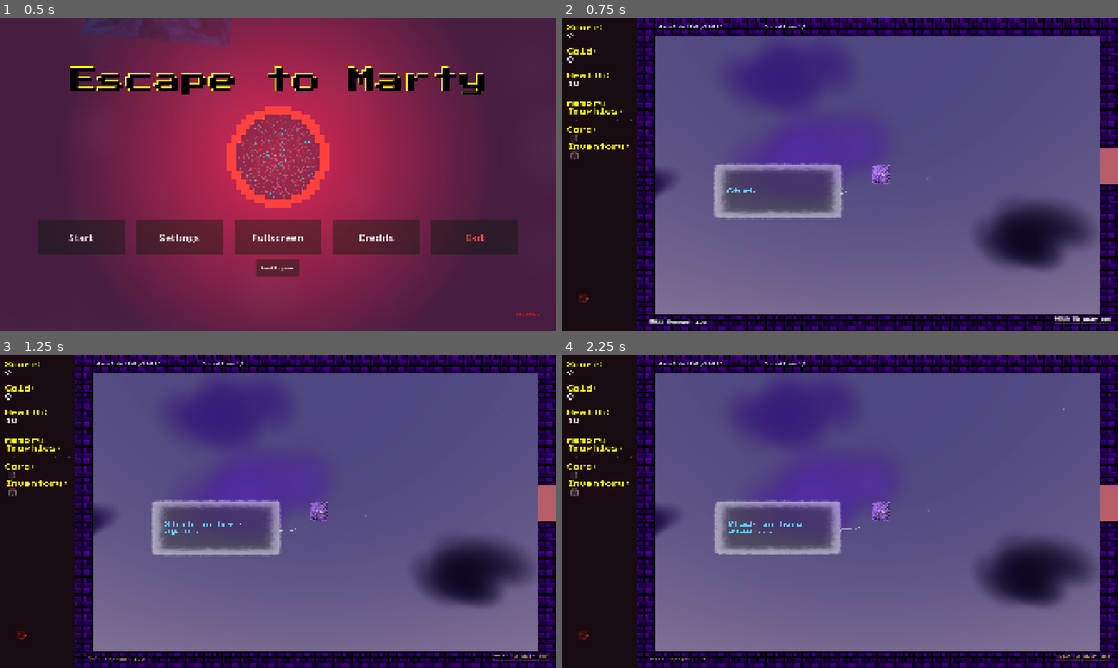
Above: before the commit, frames 1-4 (two rows, left to right).
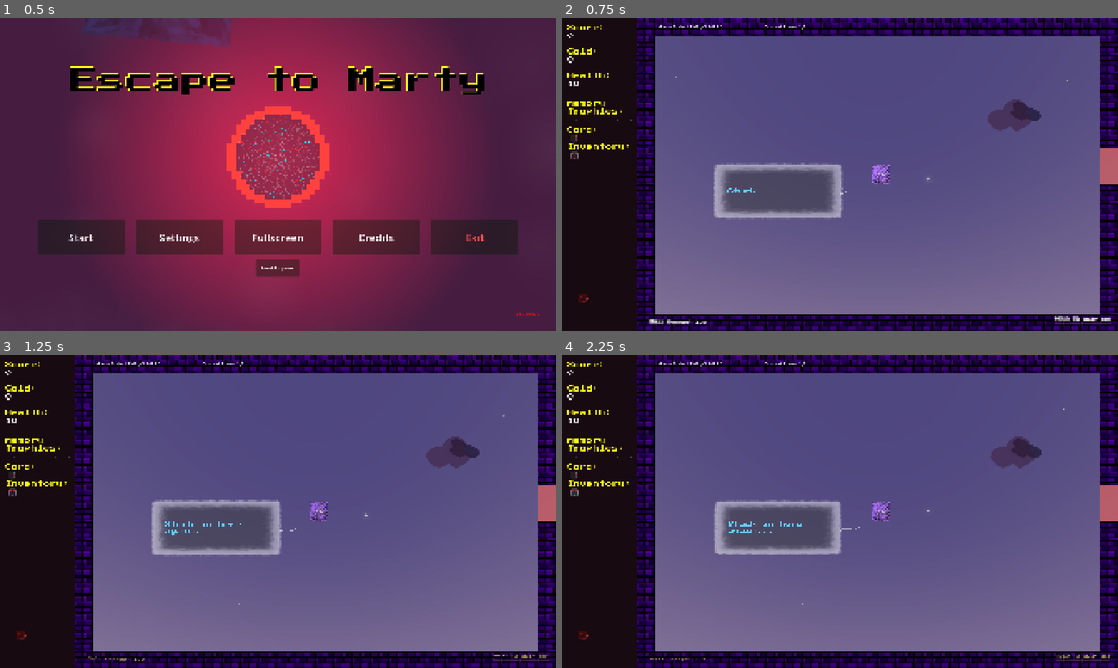
Above: after the commit, the same moments.

Repository: lostpoet999/escape_to_marty
Game: Godot game, scene res://scenes_and_scripts/ui_main_menu/main_menu.tscn
The game is run twice, just before and just after one commit, with the same random seed, the same clock (stepped at 60 frames per second) and the same inputs. Sound files missing from this copy of the repository are replaced by a short silence.
Inputs (mouse positions are in pixels of both pictures, inside the frame that each line leads up to):
- Up to frame 1 (0.5 s): no input
- Up to frame 2 (0.75 s): click "Start" at 0.5 s
- Up to frame 3 (1.25 s): no input
- Up to frame 4 (2.25 s): click (573, 473) at 1.27 s; click (573, 492) at 2.02 s

Frame 1 is identical in both runs. In frame 2, 8.9% of the frame differs, in the area x 16-96%, y 9-81%; in frame 3, 8.8%; in frame 4, 8.9%.

Commit message:
feat: trying out sprite3d for bg3d

Diff:
--- a/scenes_and_scripts/backgrounds/BG Objects/bg_cloud.tscn
+++ b/scenes_and_scripts/backgrounds/BG Objects/bg_cloud.tscn
@@ -1,6 +1,7 @@
 [gd_scene format=3 uid="uid://dvh8mcakq6yax"]
 
 [ext_resource type="Material" uid="uid://vn7up1b8w6h7" path="res://scenes_and_scripts/backgrounds/BG Objects/mat_cloud.tres" id="1_2oso8"]
+[ext_resource type="Texture2D" uid="uid://c6qxaqbctx71f" path="res://scenes_and_scripts/backgrounds/BG Objects/clouds_test_64x64.png" id="2_dv8em"]
 
 [sub_resource type="CapsuleMesh" id="CapsuleMesh_44koe"]
 material = ExtResource("1_2oso8")
@@ -11,25 +12,34 @@
 
 [node name="MeshInstance3D6" type="MeshInstance3D" parent="." unique_id=372358450]
 transform = Transform3D(-5.3300212e-08, 0, 1.0396885, 0.5188695, 0.8321677, 1.9338447e-08, -1.1034627, 0.3913013, -4.1126437e-08, -0.075415224, -0.1655096, 0.36301827)
+visible = false
 cast_shadow = 0
 mesh = SubResource("CapsuleMesh_44koe")
 
 [node name="MeshInstance3D7" type="MeshInstance3D" parent="." unique_id=1682358507]
 transform = Transform3D(-5.3300212e-08, 0, 1.0396885, 0.5188695, 0.8321677, 1.9338447e-08, -1.1034627, 0.3913013, -4.1126437e-08, 0.28253356, -0.1655096, 0.36301827)
+visible = false
 cast_shadow = 0
 mesh = SubResource("CapsuleMesh_44koe")
 
 [node name="MeshInstance3D8" type="MeshInstance3D" parent="." unique_id=694656092]
 transform = Transform3D(-5.3300212e-08, 0, 1.0396885, 0.5188695, 0.8321677, 1.9338447e-08, -1.1034627, 0.3913013, -4.1126437e-08, 0.28253356, -0.1655096, 0.36301827)
+visible = false
 cast_shadow = 0
 mesh = SubResource("CapsuleMesh_44koe")
 
 [node name="MeshInstance3D9" type="MeshInstance3D" parent="." unique_id=1976382262]
 transform = Transform3D(-5.3300212e-08, 0, 1.0396885, 0.5188695, 0.8321677, 1.9338447e-08, -1.1034627, 0.3913013, -4.1126437e-08, 0.7608185, 0.08478938, 0.36039495)
+visible = false
 cast_shadow = 0
 mesh = SubResource("CapsuleMesh_44koe")
 
 [node name="MeshInstance3D10" type="MeshInstance3D" parent="." unique_id=254762945]
 transform = Transform3D(-5.3300212e-08, 0, 1.0396885, 0.5188695, 0.8321677, 1.9338447e-08, -1.1034627, 0.3913013, -4.1126437e-08, 0.28253356, 0.11807321, 0.36301827)
+visible = false
 cast_shadow = 0
 mesh = SubResource("CapsuleMesh_44koe")
+
+[node name="Sprite3D" type="Sprite3D" parent="." unique_id=658161339]
+texture = ExtResource("2_dv8em")
+hframes = 2
--- /dev/null
+++ b/scenes_and_scripts/backgrounds/BG Objects/mat_cloud_sprite.gdshader
@@ -0,0 +1,21 @@
+shader_type spatial;
+render_mode blend_mix, cull_back, depth_draw_never, shadows_disabled;
+
+uniform sampler2D cloud_texture : source_color, filter_linear;
+uniform float core_opacity : hint_range(0.0, 1.0) = 0.95;
+uniform float feather : hint_range(0.5, 8.0) = 2.0;
+uniform float base_glow : hint_range(0.0, 1.0) = 0.35;
+uniform float scatter : hint_range(0.0, 1.0) = 0.6;
+
+void fragment() {
+	float density = pow(texture(cloud_texture, UV).a, feather);
+	ALBEDO = COLOR.rgb;
+	EMISSION = COLOR.rgb * base_glow;
+	ALPHA = core_opacity * density * COLOR.a;
+}
+
+void light() {
+	float facing = clamp(dot(NORMAL, LIGHT), 0.0, 1.0);
+	float translucent = mix(facing, 1.0, scatter);
+	DIFFUSE_LIGHT += translucent * ATTENUATION * LIGHT_COLOR / PI;
+}
--- /dev/null
+++ b/scenes_and_scripts/backgrounds/BG Objects/mat_cloud_sprite.tres
@@ -0,0 +1,13 @@
+[gd_resource type="ShaderMaterial" format=3 uid="uid://cw26rtvhu2l4g"]
+
+[ext_resource type="Shader" uid="uid://1w6qea0e61sa" path="res://scenes_and_scripts/backgrounds/BG Objects/mat_cloud_sprite.gdshader" id="1_shdr"]
+[ext_resource type="Texture2D" uid="uid://c6qxaqbctx71f" path="res://scenes_and_scripts/backgrounds/BG Objects/clouds_test_64x64.png" id="2_cloud"]
+
+[resource]
+render_priority = 0
+shader = ExtResource("1_shdr")
+shader_parameter/cloud_texture = ExtResource("2_cloud")
+shader_parameter/core_opacity = 0.50000002375
+shader_parameter/feather = 8.0
+shader_parameter/base_glow = 0.35
+shader_parameter/scatter = 0.6
--- a/scenes_and_scripts/backgrounds/bg_3d.tscn
+++ b/scenes_and_scripts/backgrounds/bg_3d.tscn
@@ -31,7 +31,7 @@
 glow_hdr_scale = 0.36
 fog_enabled = true
 fog_light_color = Color(0.10253123, 0.09251962, 0.10349815, 1)
-fog_density = 0.045
+fog_density = 0.018
 fog_sky_affect = 0.0
 
 [sub_resource type="Curve" id="Curve_kat55"]
@@ -95,31 +95,31 @@
 transform = Transform3D(1, 0, 0, 0, 0.9063078, -0.42261827, 0, 0.42261827, 0.9063078, 0, 30.428514, -65.25416)
 
 [node name="Light" parent="Lights" unique_id=1201690930 instance=ExtResource("2_ss3jj")]
-transform = Transform3D(1, 0, 0, 0, 1, 0, 0, 0, 1, -70, 35, 0)
+transform = Transform3D(1.5, 0, 0, 0, 1.5, 0, 0, 0, 1.5, -70, 35, 0)
 
 [node name="Light2" parent="Lights" unique_id=193610191 instance=ExtResource("2_ss3jj")]
-transform = Transform3D(1, 0, 0, 0, 1, 0, 0, 0, 1, 60, 30, 8)
+transform = Transform3D(1.5, 0, 0, 0, 1.5, 0, 0, 0, 1.5, 60, 30, 8)
 
 [node name="Light3" parent="Lights" unique_id=1107630929 instance=ExtResource("2_ss3jj")]
-transform = Transform3D(1, 0, 0, 0, 1, 0, 0, 0, 1, -80, -35, 21)
+transform = Transform3D(1.5, 0, 0, 0, 1.5, 0, 0, 0, 1.5, -80, -35, 21)
 
 [node name="Light4" parent="Lights" unique_id=208961803 instance=ExtResource("2_ss3jj")]
-transform = Transform3D(1, 0, 0, 0, 1, 0, 0, 0, 1, 55, -40, 17)
+transform = Transform3D(1.5, 0, 0, 0, 1.5, 0, 0, 0, 1.5, 55, -40, 17)
 
 [node name="Light5" parent="Lights" unique_id=2068392670 instance=ExtResource("2_ss3jj")]
-transform = Transform3D(1, 0, 0, 0, 1, 0, 0, 0, 1, 0, 45, 26)
+transform = Transform3D(1.5, 0, 0, 0, 1.5, 0, 0, 0, 1.5, 0, 45, 26)
 
 [node name="Light6" parent="Lights" unique_id=270533980 instance=ExtResource("2_ss3jj")]
-transform = Transform3D(1, 0, 0, 0, 1, 0, 0, 0, 1, -25, -30, 3)
+transform = Transform3D(1.5, 0, 0, 0, 1.5, 0, 0, 0, 1.5, -25, -30, 3)
 
 [node name="Light7" parent="Lights" unique_id=870270772 instance=ExtResource("2_ss3jj")]
-transform = Transform3D(1, 0, 0, 0, 1, 0, 0, 0, 1, -95, 5, 30)
+transform = Transform3D(1.5, 0, 0, 0, 1.5, 0, 0, 0, 1.5, -95, 5, 30)
 
 [node name="Light8" parent="Lights" unique_id=1658634953 instance=ExtResource("2_ss3jj")]
-transform = Transform3D(1, 0, 0, 0, 1, 0, 0, 0, 1, 100, -10, 40)
+transform = Transform3D(1.5, 0, 0, 0, 1.5, 0, 0, 0, 1.5, 100, -10, 40)
 
 [node name="Light9" parent="Lights" unique_id=1973024119 instance=ExtResource("2_ss3jj")]
-transform = Transform3D(1, 0, 0, 0, 1, 0, 0, 0, 1, 10, 0, 35)
+transform = Transform3D(1.5, 0, 0, 0, 1.5, 0, 0, 0, 1.5, 10, 0, 35)
 
 [node name="World" type="Node3D" parent="." unique_id=1786207227]
 transform = Transform3D(1, 0, 0, 0, 0.9063078, -0.42261827, 0, 0.42261827, 0.9063078, 0, 0, 0)
@@ -172,9 +172,9 @@
 cloud_scene = ExtResource("3_ryyjo")
 min_clouds = 5
 max_clouds = 8
-depth_near = 4.0
-depth_far = 72.0
+depth_near = 2.0
+depth_far = 40.0
 speed_near = 0.35
 speed_far = 0.1
-scale_near = 2.0
-scale_far = 15.0
+scale_near = 1.5
+scale_far = 20.0
--- a/scenes_and_scripts/backgrounds/bg_cloud_spawner.gd
+++ b/scenes_and_scripts/backgrounds/bg_cloud_spawner.gd
@@ -18,12 +18,28 @@
 @export var scale_near: float = 1.3
 ## cloud scale at depth_far; larger than scale_near so distant clouds stay readable
 @export var scale_far: float = 7.0
-## how far below the depth-derived scale the random multiplier can dip (0.25 = -25%)
-@export var scale_jitter_down: float = 0.25
-## how far above the depth-derived scale the random multiplier can reach (0.6 = +60%)
-@export var scale_jitter_up: float = 0.6
+## how far below the depth-derived scale the random multiplier can dip (0.45 = -45%)
+@export var scale_jitter_down: float = 0.45
+## how far above the depth-derived scale the random multiplier can reach (1.2 = +120%)
+@export var scale_jitter_up: float = 1.2
 ## random X-pitch in degrees applied per cloud for silhouette variety
 @export var pitch_jitter_deg: float = 30.0
+## random Z-roll in degrees applied per cloud, both directions
+@export var roll_jitter_deg: float = 8.0
+## chance a cloud's sprite spawns mirrored horizontally
+@export var flip_chance: float = 0.5
+## extra horizontal stretch per cloud (0.2 = width varies ±20% on top of scale)
+@export var width_stretch_jitter: float = 0.2
+## chance a spawned cloud is a jitter cloud that flipbooks its two sheet frames
+@export var jitter_cloud_chance: float = 0.1
+## seconds between frame swaps on a jitter cloud
+@export var jitter_frame_seconds: float = 0.3
+## shared soft-edge material applied to each cloud sprite
+@export var sprite_material: Material = preload("res://scenes_and_scripts/backgrounds/BG Objects/mat_cloud_sprite.tres")
+## sprite tint at depth_near (light Apollo purple register)
+@export var color_near: Color = Color("#df84a5")
+## sprite tint at depth_far (dark Apollo purple register)
+@export var color_far: Color = Color("#402751")
 ## bottom of the vertical placement band, as a fraction of the view half-height at spawn depth
 @export var band_bottom: float = -0.4
 ## top of the vertical placement band, as a fraction of the view half-height at spawn depth
@@ -40,6 +56,9 @@
 	var speed: float
 	var exit_x: float
 	var depth_band: int
+	var sprite: Sprite3D
+	var jitters: bool
+	var frame_timer: float
 
 var _clouds: Array[DriftingCloud] = []
 var _camera_base: Transform3D
@@ -62,6 +81,11 @@
 	var finished: Array[DriftingCloud] = []
 	for cloud: DriftingCloud in _clouds:
 		cloud.node.position.x += cloud.speed * delta
+		if cloud.jitters:
+			cloud.frame_timer += delta
+			if cloud.frame_timer >= jitter_frame_seconds:
+				cloud.frame_timer -= jitter_frame_seconds
+				cloud.sprite.frame = 1 - cloud.sprite.frame
 		if cloud.node.position.x > cloud.exit_x:
 			finished.append(cloud)
 	for cloud: DriftingCloud in finished:
@@ -75,8 +99,9 @@
 	var depth_t: float = (depth_band + randf()) / _target_count
 	var depth: float = lerpf(depth_near, depth_far, depth_t)
 	var cloud_scale: float = lerpf(scale_near, scale_far, depth_t) * randf_range(1.0 - scale_jitter_down, 1.0 + scale_jitter_up)
+	var width_stretch: float = randf_range(1.0 - width_stretch_jitter, 1.0 + width_stretch_jitter)
 	var view_half_width: float = depth * _tan_half_fov * _aspect
-	var margin: float = edge_margin + cloud_half_width * cloud_scale
+	var margin: float = edge_margin + cloud_half_width * cloud_scale * maxf(width_stretch, 1.0)
 	var enter_x: float = _camera_base.origin.x - view_half_width - margin
 	var exit_x: float = _camera_base.origin.x + view_half_width + margin
 	var band_offset: float = randf_range(band_bottom, band_top) * depth * _tan_half_fov
@@ -91,7 +116,15 @@
 	cloud.exit_x = exit_x
 	cloud.depth_band = depth_band
 	cloud.node.position = spawn_pos
-	cloud.node.scale = Vector3.ONE * cloud_scale
+	cloud.node.scale = Vector3(cloud_scale * width_stretch, cloud_scale, cloud_scale)
 	cloud.node.rotation_degrees.x = randf_range(0.0, pitch_jitter_deg)
+	cloud.node.rotation_degrees.z = randf_range(-roll_jitter_deg, roll_jitter_deg)
+	var sprite: Sprite3D = node.get_node_or_null(^"Sprite3D") as Sprite3D
+	if sprite != null:
+		sprite.flip_h = randf() < flip_chance
+		sprite.material_override = sprite_material
+		sprite.modulate = color_near.lerp(color_far, depth_t)
+	cloud.sprite = sprite
+	cloud.jitters = sprite != null and randf() < jitter_cloud_chance
 	add_child(cloud.node)
 	_clouds.append(cloud)
--- a/scenes_and_scripts/sound_system/entity_sfx.tscn
+++ b/scenes_and_scripts/sound_system/entity_sfx.tscn
@@ -15,6 +15,7 @@
 [ext_resource type="AudioStream" uid="uid://c2jxnxb3ds2sc" path="res://sound_effects/dry (no reverb)/enemy-hit.wav" id="13_ehurt"]
 [ext_resource type="AudioStream" uid="uid://bgs46uheb4s4l" path="res://sound_effects/wet (with reverb)/powerup-consume.wav" id="14_3w05g"]
 [ext_resource type="AudioStream" uid="uid://83oafc804sr8" path="res://sound_effects/wet (with reverb)/ball-bounce-subtle.wav" id="15_sectl"]
+[ext_resource type="AudioStream" uid="uid://biqm6emiwmmtj" path="res://music_and_ambient/win_sting.wav" id="16_secrv"]
 
 [sub_resource type="Resource" id="Resource_84rug"]
 script = ExtResource("2_3pagk")
@@ -115,6 +116,12 @@
 pitch_scale = 0.7
 metadata/_custom_type_script = "uid://2fgoca4drc17"
 
+[sub_resource type="Resource" id="Resource_secretreveal"]
+script = ExtResource("2_3pagk")
+name = "secret_reveal"
+audio = ExtResource("16_secrv")
+metadata/_custom_type_script = "uid://2fgoca4drc17"
+
 [node name="EntitySfx" type="Node" unique_id=529254853]
 script = ExtResource("1_mje1w")
-sounds = Array[ExtResource("2_3pagk")]([SubResource("Resourc …(349 unchanged characters)… op"), SubResource("Resource_secrettell")])
+sounds = Array[ExtResource("2_3pagk")]([SubResource("Resourc …(349 unchanged characters)… op"), SubResource("Resource_secrettell"), SubResource("Resource_secretreveal")])
Not shown, added: music_and_ambient/win_sting.wav.import
Not shown, added: scenes_and_scripts/backgrounds/BG Objects/clouds_test_64x64.png.import
Not shown, added: scenes_and_scripts/backgrounds/BG Objects/mat_cloud_sprite.gdshader.uid
